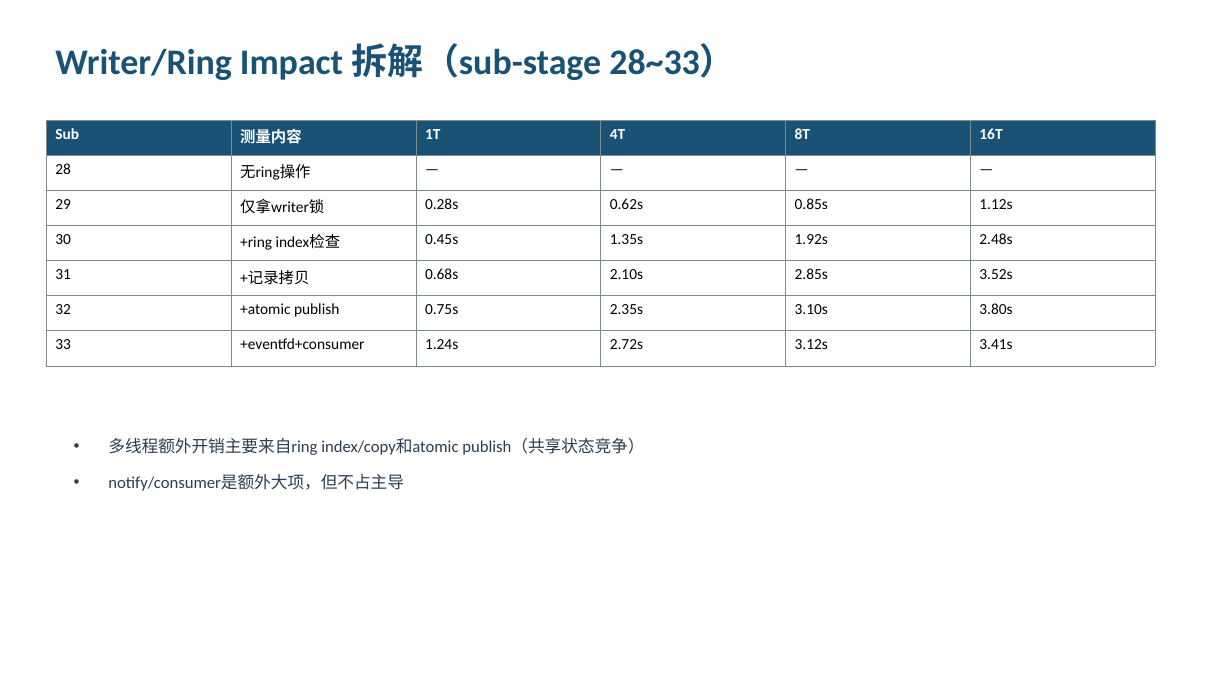
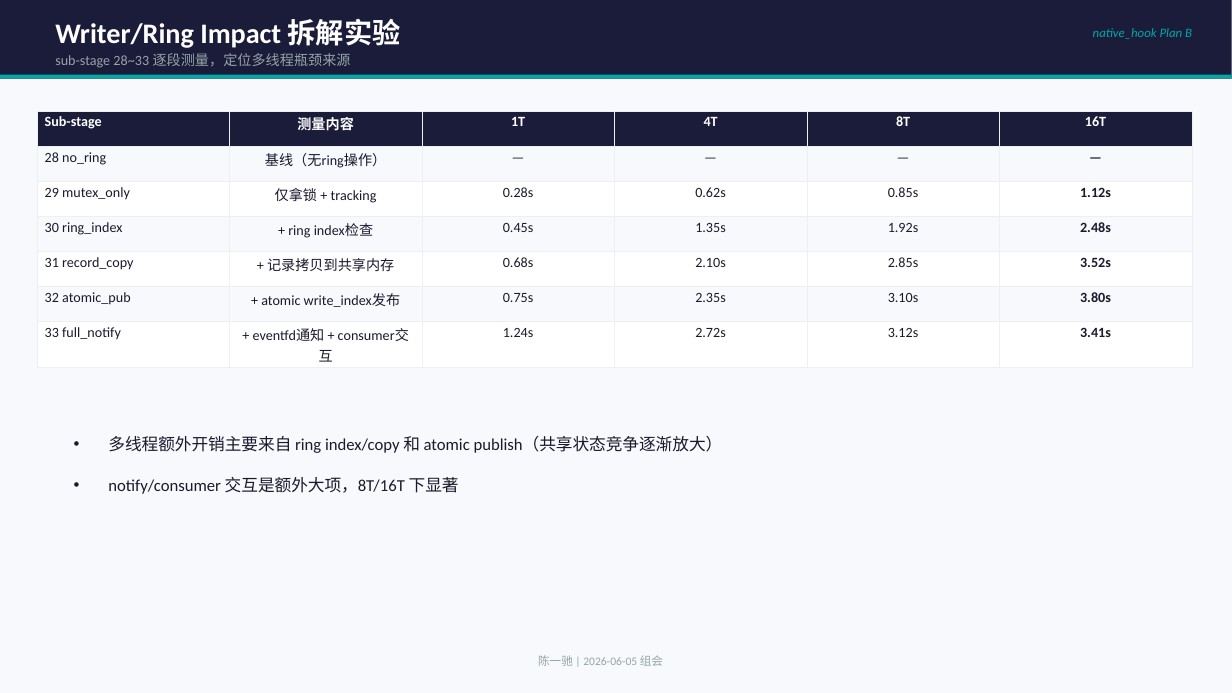
Before and after one commit to YiChiChen1106/Nativehook_linux_planb, a slide deck: slide 3 of presentation/native_hook_progress_2026-06-05.pptx. Drawn at 1232x693 pixels with LibreOffice and Linux fonts; fonts in the diff are those of the drawing. Boxes give left, top, right and bottom in pixels: in the first picture for what was removed or moved away, otherwise in the second. Text is boxed around its words. In the diff, an @@ line names an element or a change of style, - is before the commit and + after.

Commit message:
Redesign PPT: dark theme, cards layout, better visual hierarchy

```diff
--- a/presentation/native_hook_progress_2026-06-05.pptx
+++ b/presentation/native_hook_progress_2026-06-05.pptx
@@ background #FFFFFF to #F7F9FC @@
@@ rectangle added at bbox=[0, 0, 1232, 79], fill #1B1B3A @@
@@ text at bbox=[55, 18, 401, 48]: text changed; size 28 to 22 pt; text colour #1A5276 to #FFFFFF @@
-Writer/Ring Impact 拆解（sub-stage 28~33）
+Writer/Ring Impact 拆解实验
@@ text added at bbox=[1093, 28, 1192, 39], 10 pt, text #00A8A8, italic @@
+native_hook Plan B
@@ text added at bbox=[55, 53, 351, 68], 11 pt, text #95A5A6 @@
+sub-stage 28~33 逐段测量，定位多线程瓶颈来源
@@ rectangle added at bbox=[0, 75, 1232, 79], fill #00A8A8 @@
@@ table at bbox=[37, 111, 1190, 345] @@
-row 1, column 1: Sub
+row 1, column 1: Sub-stage
-row 2, column 1: 28
+row 2, column 1: 28 no_ring
-row 2, column 2: 无ring操作
+row 2, column 2: 基线（无ring操作）
-row 3, column 1: 29
+row 3, column 1: 29 mutex_only
-row 3, column 2: 仅拿writer锁
+row 3, column 2: 仅拿锁 + tracking
-row 4, column 1: 30
+row 4, column 1: 30 ring_index
-row 4, column 2: +ring index检查
+row 4, column 2: + ring index检查
-row 5, column 1: 31
+row 5, column 1: 31 record_copy
-row 5, column 2: +记录拷贝
+row 5, column 2: + 记录拷贝到共享内存
-row 6, column 1: 32
+row 6, column 1: 32 atomic_pub
-row 6, column 2: +atomic publish
+row 6, column 2: + atomic write_index发布
-row 7, column 1: 33
+row 7, column 1: 33 full_notify
-row 7, column 2: +eventfd+consumer
+row 7, column 2: + eventfd通知 + consumer交互
@@ fill #1A5276 to #1B1B3A in row 1 @@
@@ fill none to #F7F9FC in 18 cells @@
@@ fill none to #FFFFFF in 18 cells @@
@@ size 12 to 11 pt in "测量内容", "1T", "4T", "8T" and 25 more places @@
@@ text colour #000000 to #1A1A2E in "—", "—", "—", "—" and 20 more places @@
@@ bold on in "—", "1.12s", "2.48s", "3.52s" and 2 more places @@
@@ alignment left to centre @@
@@ borders changed @@
@@ table: place and size @@
-table at bbox=[46, 120, 1155, 353]
+table at bbox=[37, 111, 1190, 345]
@@ text at bbox=[108, 436, 723, 494]: text changed; text colour #2C3E50 to #1A1A2E @@
-• 多线程额外开销主要来自ring index/copy和atomic publish（共享状态竞争）
-• notify/consumer是额外大项，但不占主导
+• 多线程额外开销主要来自 ring index/copy 和 atomic publish（共享状态竞争逐渐放大）
+• notify/consumer 交互是额外大项，8T/16T 下显著
@@ text added at bbox=[538, 655, 663, 666], 9 pt, text #95A5A6 @@
+陈一驰 | 2026-06-05 组会
```
Also in this commit, not shown: 8 other slides changed, 1 slide added, 1 slide removed, 2 other files.
